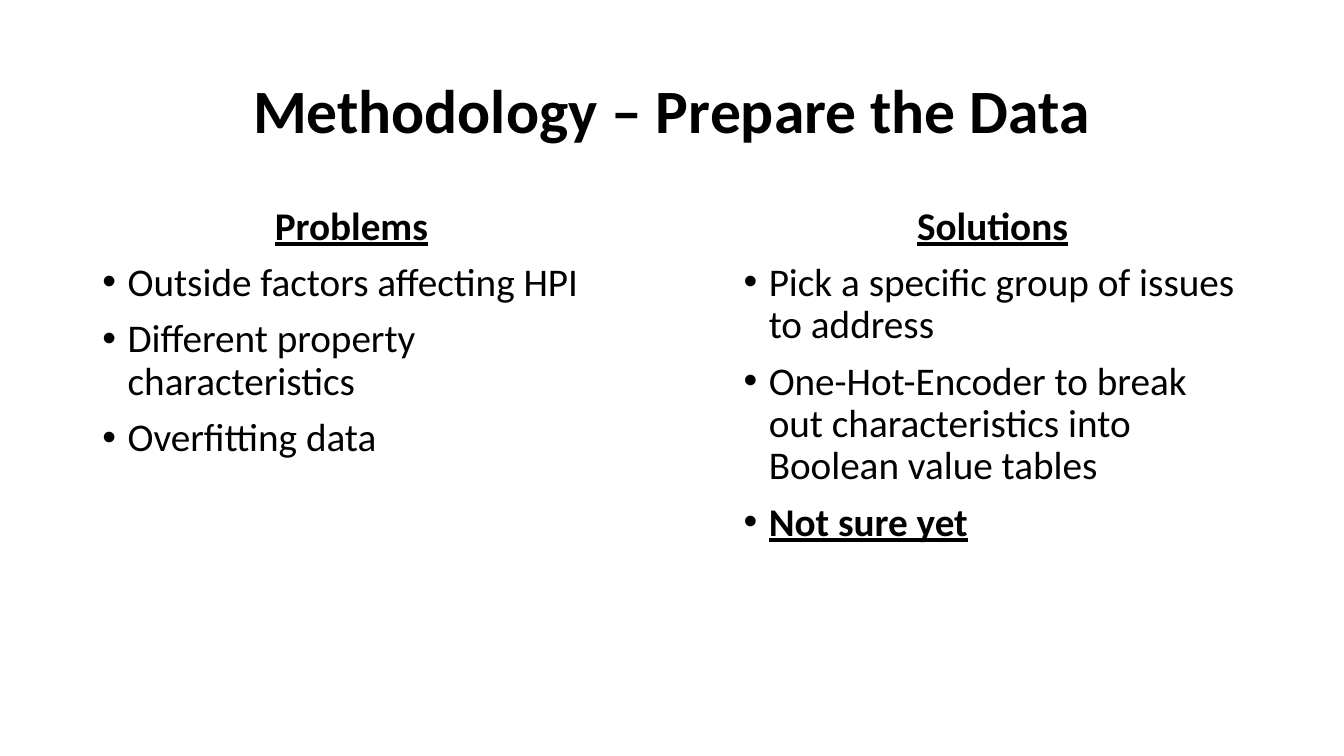
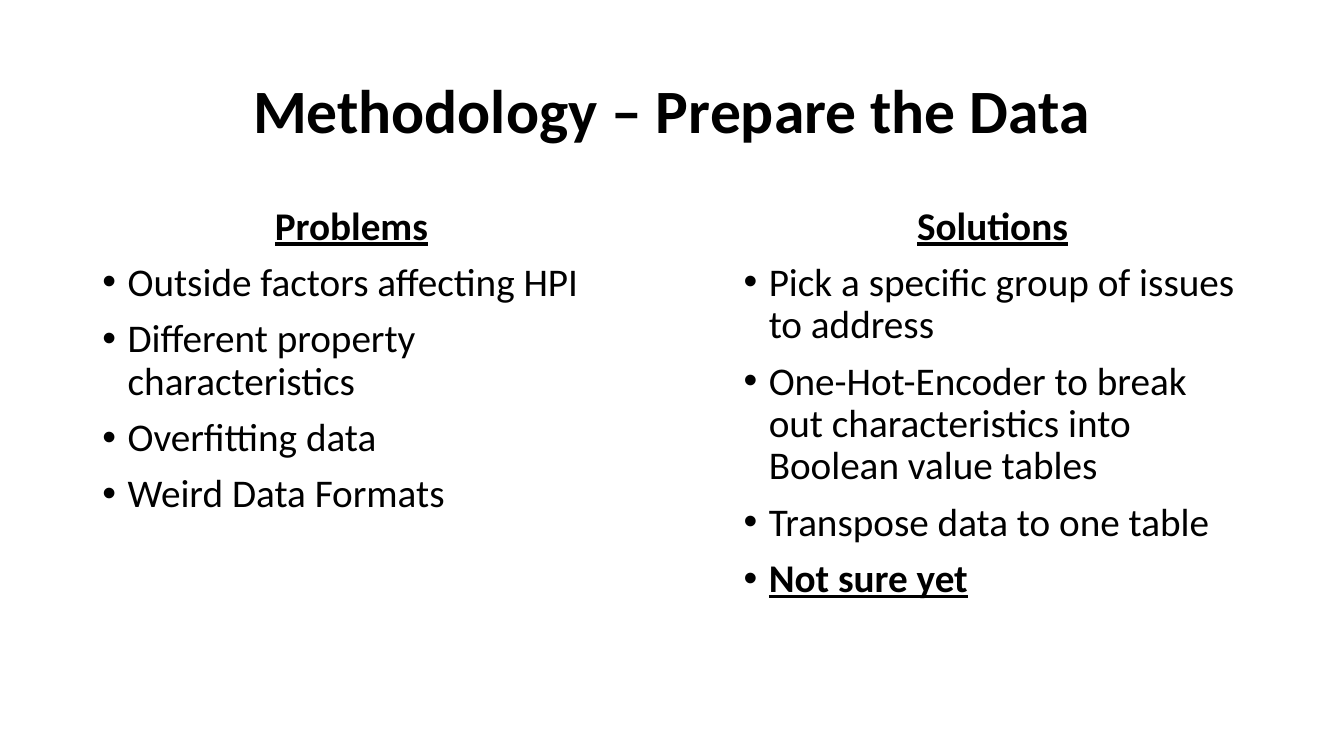
Before and after one commit to PMcTwist/Machine_Learn_Project, a slide deck: slide 7 of Presentation/Presentation_1.pptx (slide 6 before the commit). Drawn at 1344x756 pixels with LibreOffice and Linux fonts; fonts in the diff are those of the drawing. Boxes give left, top, right and bottom in pixels: in the first picture for what was removed or moved away, otherwise in the second. Text is boxed around its words. In the diff, an @@ line names an element or a change of style, - is before the commit and + after.

Commit message:
-Updated some slides for more depth -Added Charts to visualize some data we are working with -Added timeline to the slide show
P@

```diff
--- a/Presentation/Presentation_1.pptx
+++ b/Presentation/Presentation_1.pptx
@@ text at bbox=[128, 479, 445, 508]: paragraph added @@
+• Weird Data Formats
@@ text at bbox=[769, 508, 1209, 543]: paragraph added @@
+• Transpose data to one table
```
Also in this commit, not shown: 7 other slides changed, 1 slide added.
